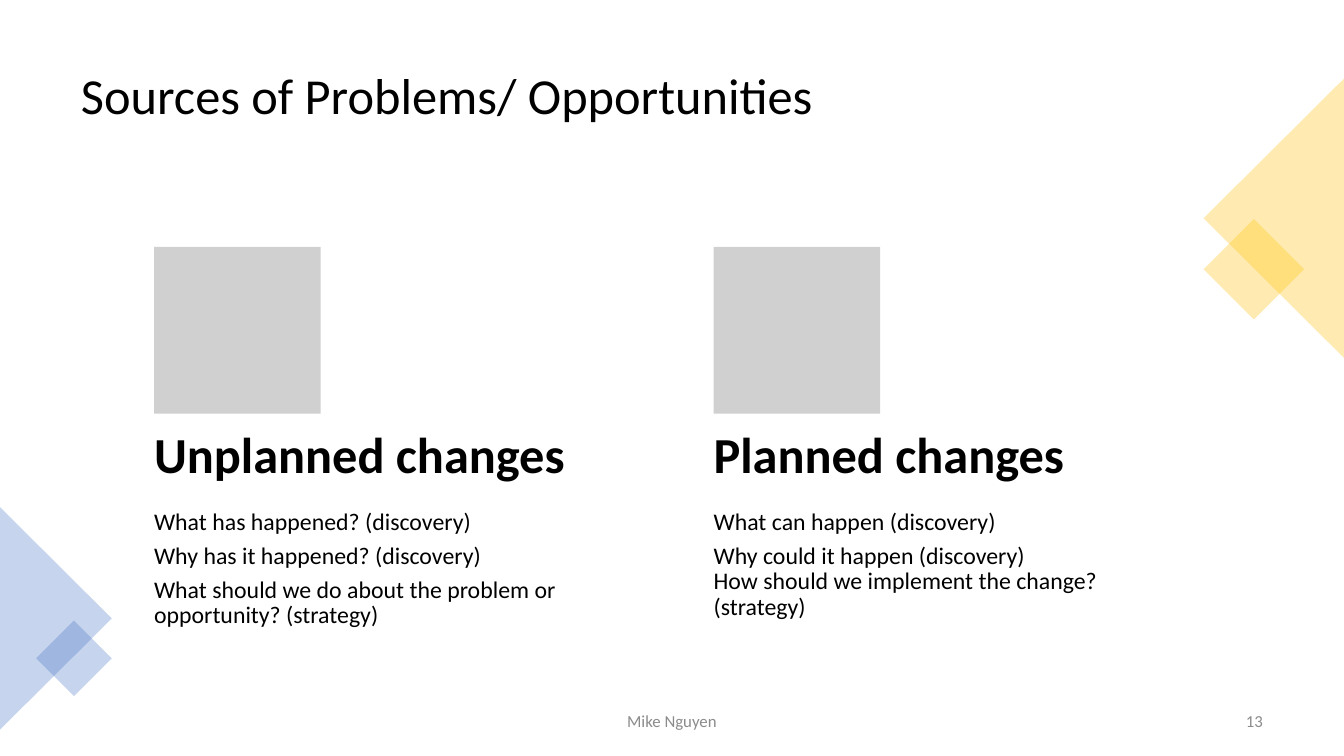
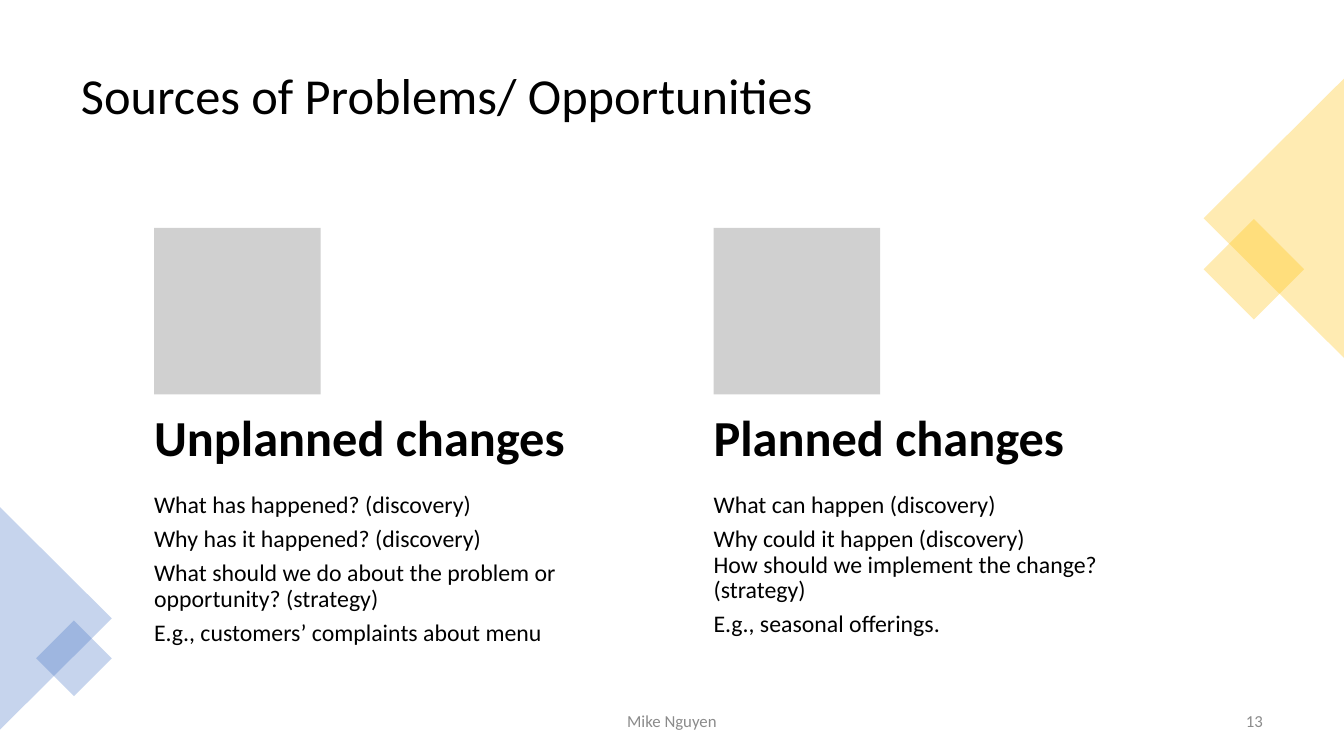
Before and after one commit to mikenguyen13/mar4050, a slide deck: slide 13 of lectures/1/Unit2_Marketing Research Process.pptx. Drawn at 1344x756 pixels with LibreOffice and Linux fonts; fonts in the diff are those of the drawing; grey boxes stand for pictures. Boxes give left, top, right and bottom in pixels: in the first picture for what was removed or moved away, otherwise in the second. Text is boxed around its words. In the diff, an @@ line names an element or a change of style, - is before the commit and + after.

```diff
--- a/lectures/1/Unit2_Marketing Research Process.pptx
+++ b/lectures/1/Unit2_Marketing Research Process.pptx
@@ 2 texts, 2 pictures moved together from (x1=154, y1=247, x2=1064, y2=482) to (x1=154, y1=228, x2=1064, y2=465) @@
@@ text "What has happened? (discovery)" moved from (x1=154, y1=512, x2=556, y2=627) to (x1=154, y1=495, x2=556, y2=645) @@
@@ text "What can happen (discovery)" moved from (x1=714, y1=512, x2=1096, y2=619) to (x1=714, y1=495, x2=1096, y2=636) @@
@@ text at (x1=154, y1=624, x2=542, y2=645): paragraph added @@
+E.g., customers’ complaints about menu
@@ text at (x1=714, y1=615, x2=940, y2=636): paragraph added @@
+E.g., seasonal offerings.
```
Also in this commit, not shown: 8 other slides changed, 2 slides removed, 9 other files.
